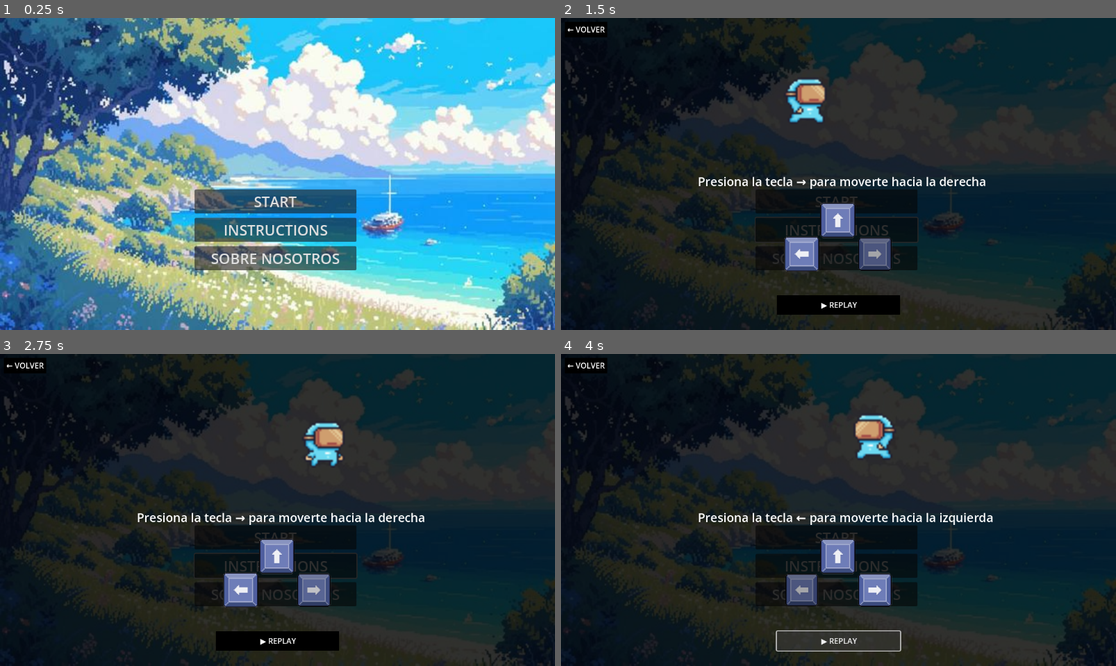
Above: before the commit, frames 1-4 (two rows, left to right).
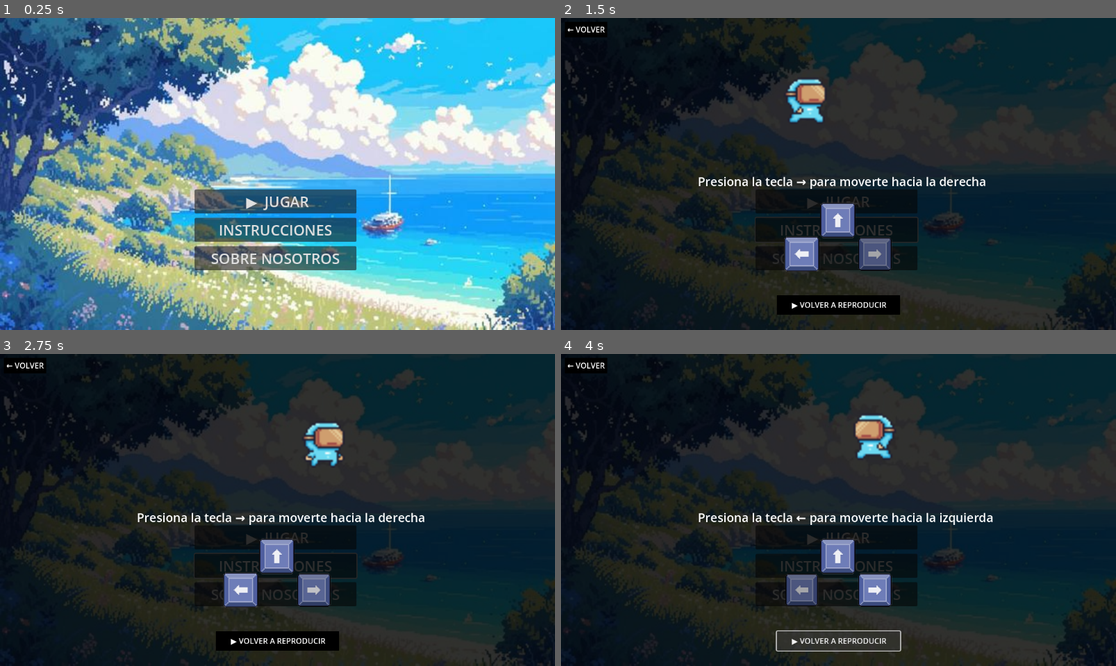
Above: after the commit, the same moments.

Repository: JD277/Plataformer-lecheria
Game: Godot game, scene res://scenes/muenú_de_inicio.tscn
Two runs of this game, one before a commit and one after it. Both use one fixed random seed, a clock stepped at 60 frames per second and the inputs below.
Inputs:
- Up to frame 1 (0.25 s): no input
- Up to frame 2 (1.5 s): click "INSTRUCTIONS" (after the commit: "INSTRUCCIONES") at 0.5 s; click "START" (after the commit: "▶ JUGAR") at 1.25 s
- Up to frame 3 (2.75 s): click "START" (after the commit: "▶ JUGAR") at 2 s
- Up to frame 4 (4 s): click "▶ REPLAY" (after the commit: "▶ VOLVER A REPRODUCIR") at 2.75 s; click "▶ REPLAY" (after the commit: "▶ VOLVER A REPRODUCIR") at 3.5 s

The runs differ from the first frame. In frame 1, 0.7% of the frame differs, in the area x 39-60%, y 57-70%; in frame 2, 0.5%; in frame 3, 0.5%; in frame 4, 0.5%.

Commit message:
el contenido de los botones fueron cambiados a español

Diff:
--- a/scenes/muenú_de_inicio.tscn
+++ b/scenes/muenú_de_inicio.tscn
@@ -478,12 +478,12 @@
 [node name="START" type="Button" parent="VBoxContainer"]
 layout_mode = 2
 theme_override_font_sizes/font_size = 30
-text = "START"
+text = " ▶  JUGAR"
 
 [node name="INSTRUCTIONS" type="Button" parent="VBoxContainer"]
 layout_mode = 2
 theme_override_font_sizes/font_size = 30
-text = "INSTRUCTIONS"
+text = "INSTRUCCIONES"
 
 [node name="ABOUT US" type="Button" parent="VBoxContainer"]
 layout_mode = 2
@@ -566,7 +566,7 @@
 theme_override_colors/font_pressed_color = Color(1, 1, 1, 1)
 theme_override_colors/font_color = Color(1, 1, 1, 1)
 theme_override_styles/normal = SubResource("StyleBoxFlat_bpnct")
-text = " ▶ REPLAY"
+text = " ▶ VOLVER A REPRODUCIR"
 
 [connection signal="pressed" from="VBoxContainer/START" to="." method="_on_start_pressed"]
 [connection signal="pressed" from="VBoxContainer/INSTRUCTIONS" to="." method="_on_instructions_pressed"]
